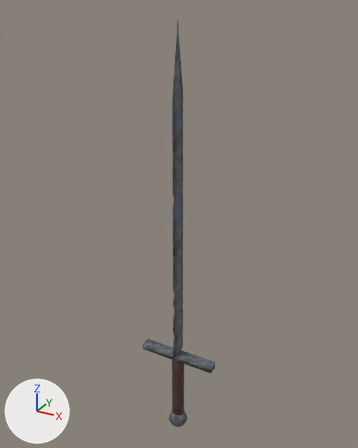
The glTF model assets/source/items/it_sword_old.glb, before and after one commit.
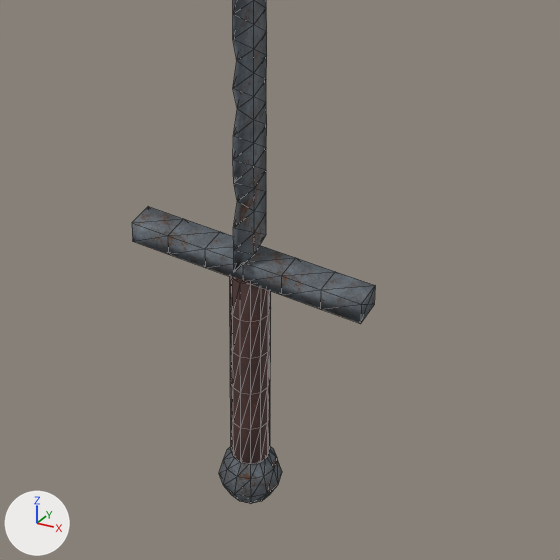
There are two pictures of each version: one whole from a 50 mm lens placed at (0.504, -0.912, 0.926), pointed at (-0.013, 0.029, 0.455), one close up on the part from 29% to 75% of the width and 62% to 99% of the height. Arrows for +X, +Y and +Z are at lower left; the lights stay in place. The older version's two pictures come first. The close-ups show mesh edges as thin lines. Objects named as collision shapes, trigger or cutter boxes, shadow casters or lower levels of detail are left out. Vertices at exactly the same position are counted once.

The first close-up shows 'it_sword_old_lod0'.
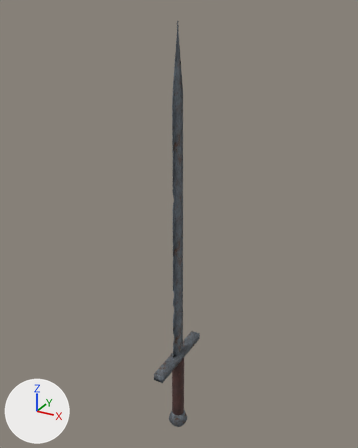
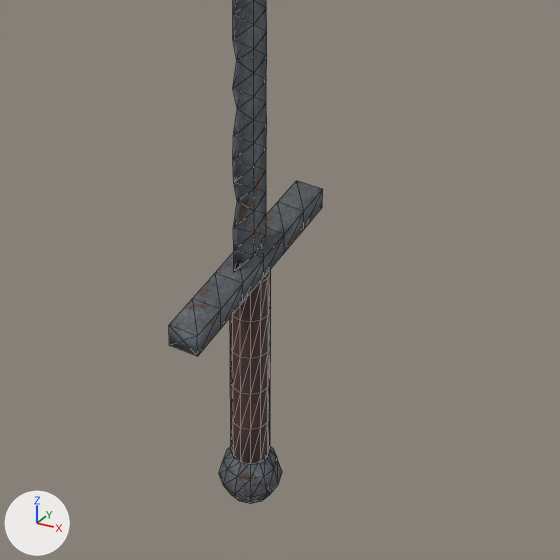
What changed in the scene script:
```text
Change me_it_sword_old_lod0:
    used by ob_it_sword_old_lod0; location = (0.0, 0.0, 0.0)
    remove me_it_sword_old_lod0.from_pydata(...)  # 327 vertices, 628 faces; spans x -0.1..0.1, y -0.026..0.026, z -0.135..0.9
    add me_it_sword_old_lod0.from_pydata(...)  # 327 vertices, 628 faces; spans x -0.026..0.026, y -0.1..0.1, z -0.135..0.9
    me_it_sword_old_lod0 part 1: the loose piece of 30 vertices spanning x -0.1..0.1, y -0.012..0.012, z 0.089..0.107 is multiplied about its middle by the matrix ((0.0, -1.0, 0.0), (-1.0, 0.0, 0.0), (0.0, 0.0, -1.0))
```

Boxes [x1, y1, x2, y2] around the edits, measured in the close-ups (560 x 560 px; the box of a moved part takes in the faces that stretch with it):
'it_sword_old_lod0', reshaped: before [132, 0, 375, 503]; after [169, 0, 323, 503]
part 1 of me_it_sword_old_lod0, moved or reshaped: before [132, 207, 375, 324]; after [169, 181, 323, 356]
